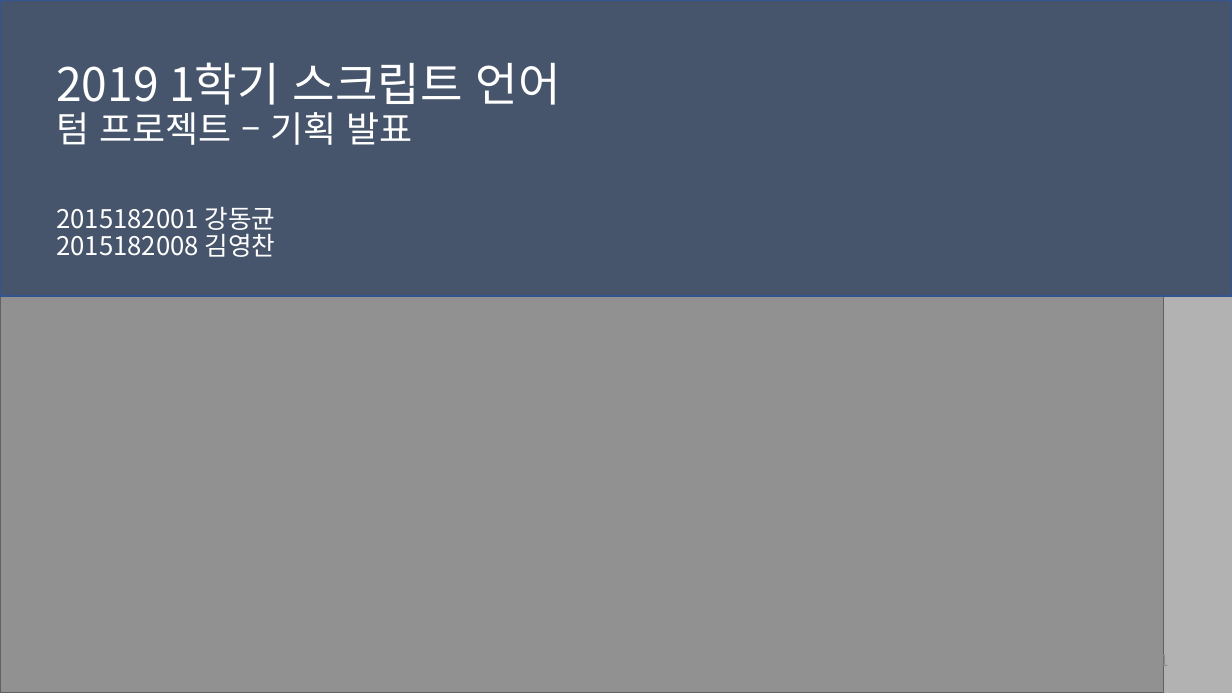
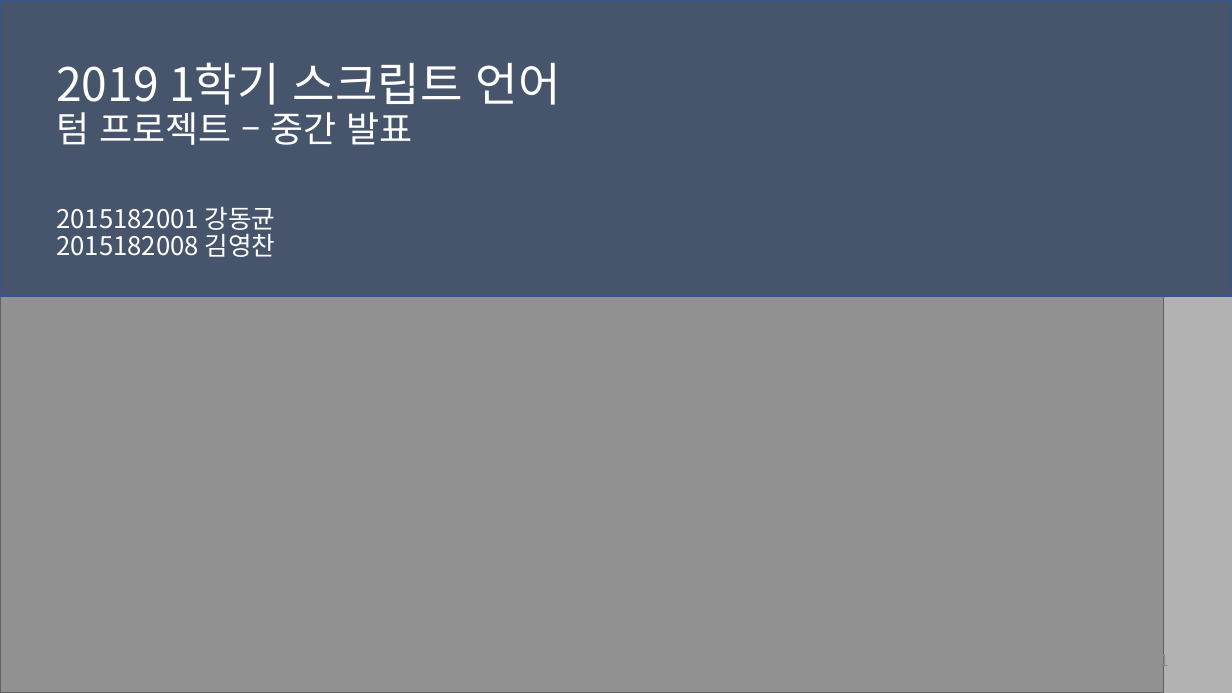
Before and after one commit to Oongim/2019Script-Language, a slide deck: slide 1 of 중간 발표.pptx. Drawn at 1232x693 pixels with LibreOffice and Linux fonts; fonts in the diff are those of the drawing; grey boxes stand for pictures. Boxes give left, top, right and bottom in pixels: in the first picture for what was removed or moved away, otherwise in the second. Text is boxed around its words. In the diff, an @@ line names an element or a change of style, - is before the commit and + after.

Commit message:
중간 발표 수정
중간 발표 수정

```diff
--- a/중간 발표.pptx
+++ b/중간 발표.pptx
@@ title at (x1=56, y1=62, x2=561, y2=145): text changed @@
-2019 1학기 스크립트 언어
-텀 프로젝트 – 기획 발표
+2019 1학기 스크립트 언어
+텀 프로젝트 – 중간 발표
```
